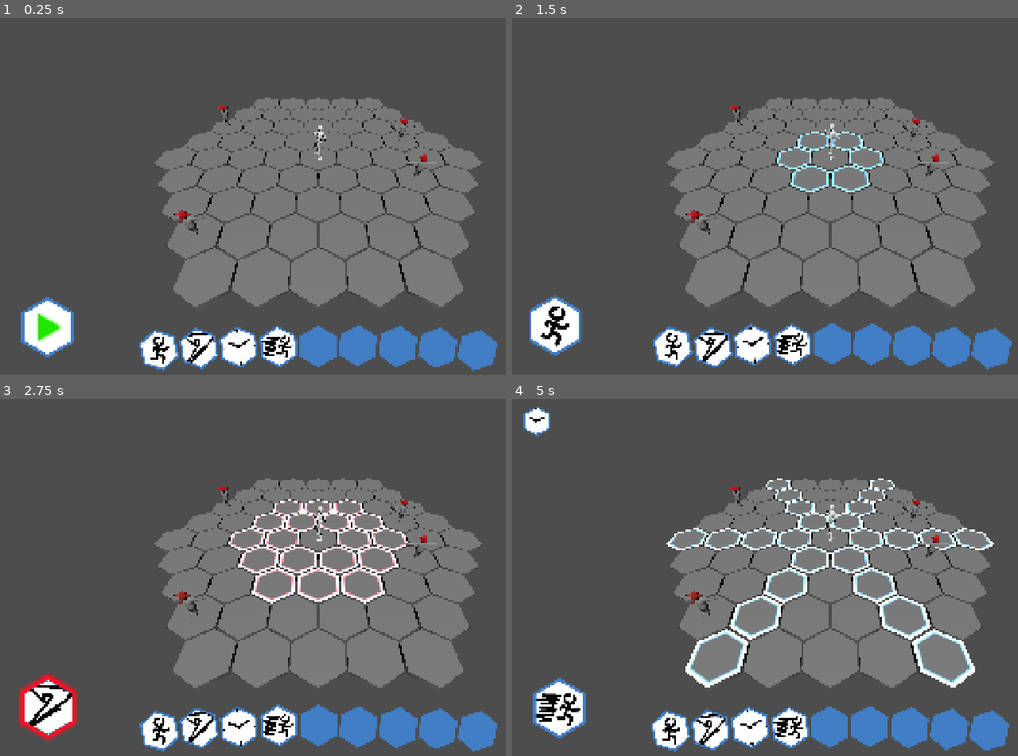
Above: before the commit, frames 1-4 (two rows, left to right).
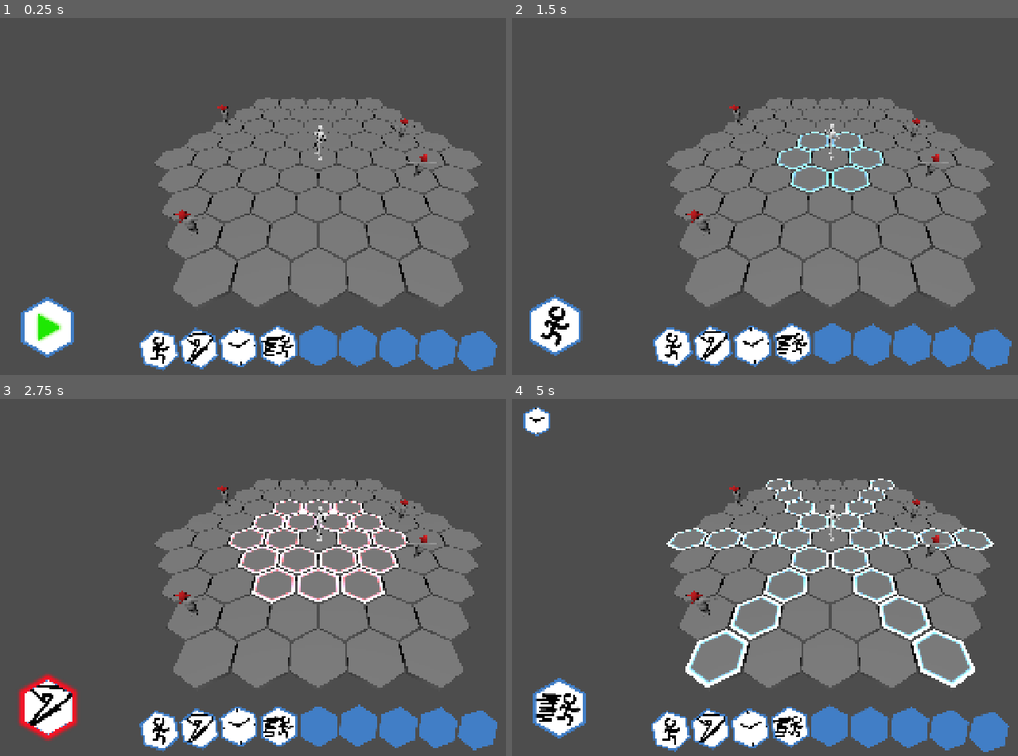
Above: after the commit, the same moments.

Repository: mmb5049/IGME601-Group4
Game: Godot game, scene res://Levels/Arena.tscn
Two runs of this game, one before a commit and one after it. Both use one fixed random seed, a clock stepped at 60 frames per second and the inputs below.
Inputs (mouse positions are in pixels of both pictures, inside the frame that each line leads up to):
- Up to frame 1 (0.25 s): no input
- Up to frame 2 (1.5 s): click (557, 328) at 0.5 s; tap Enter at 1.25 s; drag from (673, 342) to (891, 117) at 1.27 s
- Up to frame 3 (2.75 s): drag from (197, 727) to (288, 648) at 2.02 s
- Up to frame 4 (5 s): move the mouse to (749, 727) at 2.77 s; hold D 2.78-3.5 s; tap M at 2.85 s; click (749, 727) at 2.92 s; drag from (790, 723) to (638, 523) at 3.52 s; drag from (830, 727) to (861, 577) at 4.27 s

The runs differ from the first frame. In frame 1, 0.4% of the frame differs, in the area x 27-99%, y 86-99%; in frame 2, 0.7%; in frame 3, 0.8%; in frame 4, 0.9%, in the area x 28-99%, y 30-99%.

Commit message:
Made single target abilities relative to player

Diff:
--- a/igme-601-group-4/Characters/player_controller.gd
+++ b/igme-601-group-4/Characters/player_controller.gd
@@ -166,7 +166,8 @@
 				cells.append_array(HexGrid.get_ring(movement.current_cell, radius))
 			HexGrid.highlight_cells(highlight_material, cells)
 			if target.is_valid:
-				HexGrid.create_highlight(HexGrid.material_select, target.target_cell)
+				HexGrid.create_highlight(HexGrid.material_select,
+					target.target_cell + movement.current_cell)
 
 		Global.TargetingType.SHAPE:
 			pass
@@ -230,14 +231,17 @@
 
 		Global.TargetingType.SINGLE_TILE:
 			result.target_cell = clicked_cell
+			# checks if cell is in range of player
 			result.is_valid = (
 				HexGrid.hex_distance(clicked_cell, movement.current_cell) <= ability.range
 			)
+			# can't move onto current position
 			if result.is_valid and ability.type == Global.AbilityType.MOVEMENT:
 				result.is_valid = (
 					clicked_cell != movement.current_cell
-					and not HexGrid.is_occupied(clicked_cell)
-				)
+				)
+			# make target relative to player position
+			result.target_cell -= movement.current_cell
 
 		Global.TargetingType.SHAPE:
 			# Shape placement will use the same AbilityTarget object when implemented.
@@ -265,6 +269,8 @@
 	match ability.type:
 		Global.AbilityType.MOVEMENT:
 			var destination: Vector2i = target.target_cell
+
+			# set target for direction types
 			if ability.targeting_type == Global.TargetingType.DIRECTION:
 				if target.direction == Vector2i.ZERO:
 					_finish_queued_ability()
@@ -272,8 +278,11 @@
 				destination = HexGrid.raycast(
 					movement.current_cell,
 					target.direction,
-					ability.range
-				)
+					ability.range,
+					true
+				)
+
+			# make sure the cell is not the current one of off the grid
 			if destination == movement.current_cell or not HexGrid.is_valid_cell(destination):
 				succeeded = false
 			else:
@@ -286,7 +295,7 @@
 		Global.AbilityType.ATTACK:
 			# Lambda function that damages the enemy
 			var attack = func(_action_num):
-				var target_cell: Vector2i = target.target_cell
+				var target_cell: Vector2i = target.target_cell + movement.current_cell
 				if HexGrid.is_occupied(target_cell) and HexGrid.occupied_cells[target_cell] is Enemy:
 					(HexGrid.occupied_cells[target_cell] as Enemy).damage(ability.damage)
 			# if there is an animation, wait for it to finish and only call attack
--- a/igme-601-group-4/Scripts/hex_grid.gd
+++ b/igme-601-group-4/Scripts/hex_grid.gd
@@ -131,11 +131,11 @@
 func is_valid_cell(coord: Vector2i) -> bool:
 	return valid_cells.has(coord)
 
-func raycast(start:Vector2i,direction:Vector2i,length:int) -> Vector2i:
+func raycast(start:Vector2i,direction:Vector2i,length:int, track_occupied:bool = false) -> Vector2i:
 	var cell
 	for i in range(1,length+1):
 		cell = start + direction*i
-		if not is_valid_cell(cell) or is_occupied(cell):
+		if not is_valid_cell(cell) or (track_occupied and is_occupied(cell)):
 			cell = start + direction*(i-1)
 			break
 	return cell
